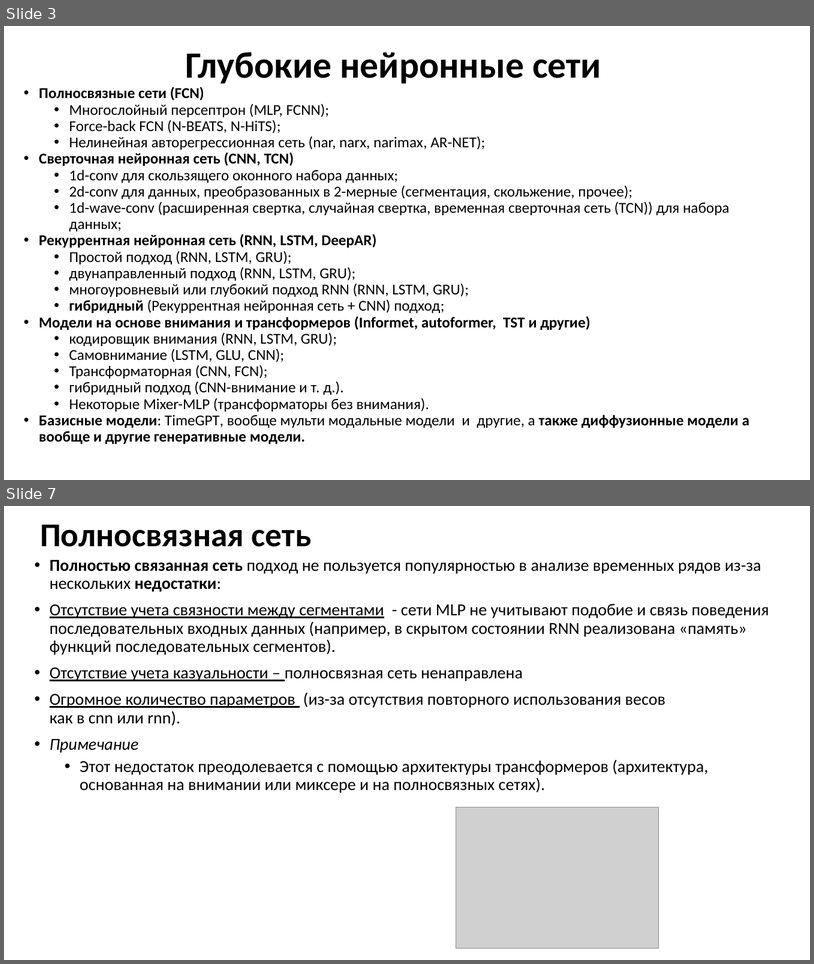
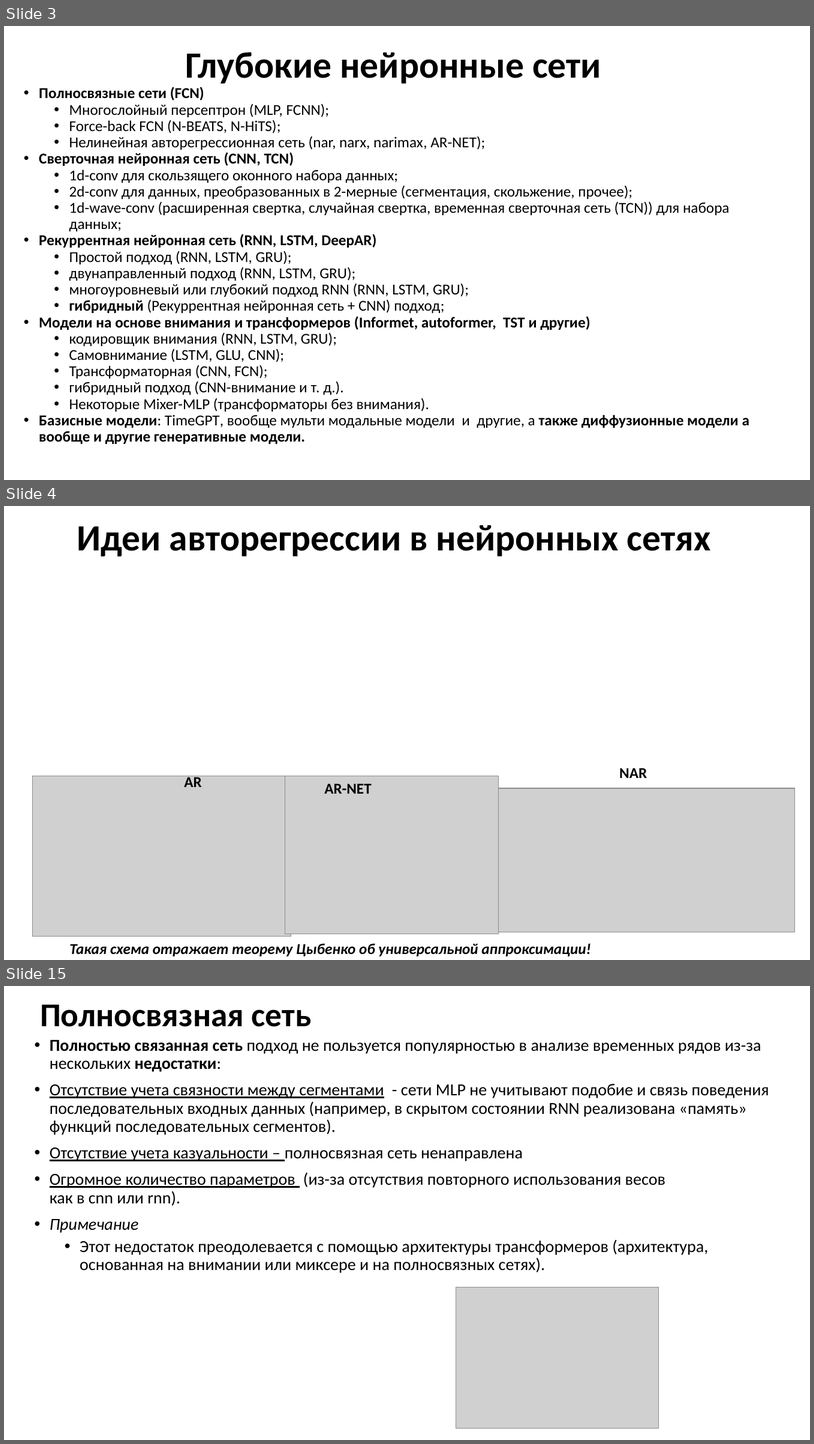
Before and after one commit to MVRonkin/TimeSeriesCourse, a slide deck: 2025/LEC/07 глубокое обучение нейронных сетей.pptx. Shown one above the other, each under a label of ours: slides 3 and 7 before the commit, slides 3, 4 and 15 after it; the slides between them are not shown. The pictures are 814x964 and 814x1444 pixels, drawn with LibreOffice and Linux fonts; fonts in the diff are those of the drawing; grey boxes stand for pictures. Boxes give left, top, right and bottom in pixels: in the first picture for what was removed or moved away, otherwise in the second. Text is boxed around its words. In the diff, an @@ line names an element or a change of style, - is before the commit and + after.

```diff
--- a/2025/LEC/07 глубокое обучение нейронных сетей.pptx
+++ b/2025/LEC/07 глубокое обучение нейронных сетей.pptx
@@ slide 4 added at (4,506,810,960), background #FFFFFF @@
@@ title added at (77,525,711,556), 44 pt, text #000000, bold @@
+Идеи авторегрессии в нейронных сетях
@@ text added at (184,775,201,787), 18 pt, text #000000, bold @@
+AR
@@ text added at (620,768,647,778), 18 pt, text #000000, bold @@
+NAR
@@ picture added at (33,776,291,936) @@
@@ picture added at (285,776,500,934) @@
@@ text added at (324,783,371,793), 18 pt, text #000000, bold @@
+AR-NET
@@ picture added at (482,788,795,931) @@
@@ text added at (69,943,591,956), 18 pt, text #000000, bold, italic @@
+Такая схема отражает теорему Цыбенко об универсальной аппроксимации!
@@ what was slide 7 is now slide 15 @@
```
Also in this commit, not shown: 1 slide changed, 10 other slides added, 1 slide removed, 4 other files.
